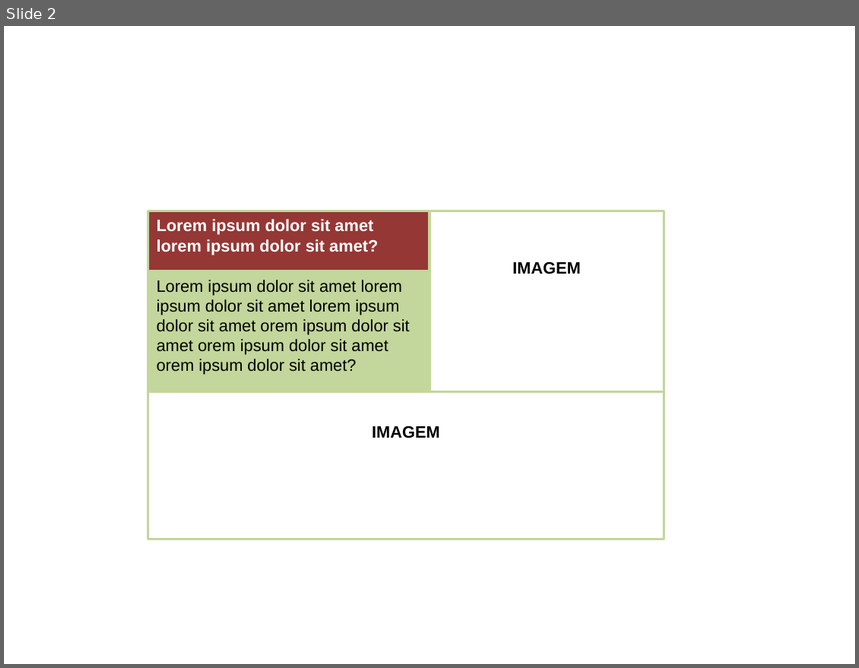
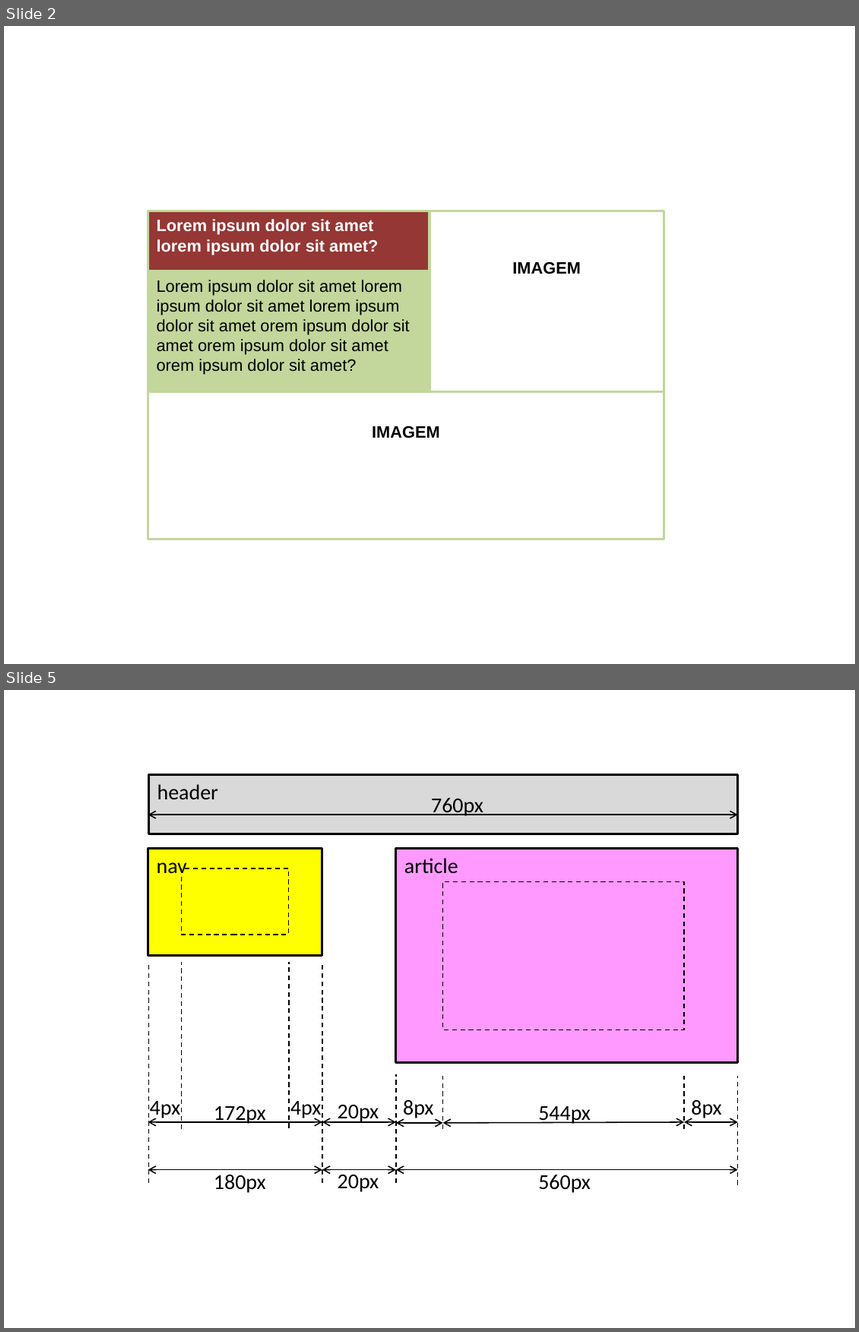
Before and after one commit to alexlimatds/ifrn-web-design, a slide deck: layout_css_parte_2/figuras.pptx. Shown one above the other, each under a label of ours: slide 2 before the commit, slides 2 and 5 after it; the slides between them are not shown. The pictures are 859x668 and 859x1332 pixels, drawn with LibreOffice and Linux fonts; fonts in the diff are those of the drawing. Boxes give left, top, right and bottom in pixels: in the first picture for what was removed or moved away, otherwise in the second. Text is boxed around its words. In the diff, an @@ line names an element or a change of style, - is before the commit and + after.

```diff
--- a/layout_css_parte_2/figuras.pptx
+++ b/layout_css_parte_2/figuras.pptx
@@ slide 5 added at (x1=4, y1=690, x2=855, y2=1328), background #FFFFFF @@
@@ rectangle added at (x1=148, y1=774, x2=737, y2=834), fill #D9D9D9, outline #000000 2 pt, 18 pt, text #000000 @@
+header
@@ text added at (x1=431, y1=798, x2=484, y2=816), 18 pt, text #000000 @@
+760px
@@ double arrow added from (148, 815) to (737, 815), #000000 1 pt @@
@@ rectangle added at (x1=148, y1=848, x2=322, y2=955), fill #FFFF00, outline #000000 2 pt, 18 pt, text #000000 @@
+nav
@@ rectangle added at (x1=396, y1=848, x2=739, y2=1063), fill #FF99FF, outline #000000 2 pt, 18 pt, text #000000 @@
+article
@@ rectangle added at (x1=182, y1=869, x2=289, y2=935), outline #000000 1 pt dashed @@
@@ rectangle added at (x1=443, y1=882, x2=684, y2=1030), outline #000000 1 pt dashed @@
@@ line added from (148, 1184) to (148, 962), #000000 1 pt dashed @@
@@ line added from (182, 1129) to (182, 962), #000000 1 pt dashed @@
@@ line added from (289, 1129) to (289, 962), #000000 1 pt dashed @@
@@ line added from (322, 1184) to (322, 962), #000000 1 pt dashed @@
@@ line added from (396, 1184) to (396, 1075), #000000 1 pt dashed @@
@@ line added from (443, 1129) to (443, 1076), #000000 1 pt dashed @@
@@ line added from (684, 1129) to (684, 1076), #000000 1 pt dashed @@
@@ line added from (737, 1186) to (737, 1076), #000000 1 pt dashed @@
@@ double arrow added from (148, 1122) to (322, 1122), #000000 1 pt @@
@@ text added at (x1=150, y1=1101, x2=180, y2=1120), 18 pt, text #000000 @@
+4px
@@ text added at (x1=214, y1=1106, x2=266, y2=1124), 18 pt, text #000000 @@
+172px
@@ text added at (x1=291, y1=1101, x2=321, y2=1120), 18 pt, text #000000 @@
+4px
@@ double arrow added from (322, 1122) to (396, 1122), #000000 1 pt @@
@@ text added at (x1=338, y1=1105, x2=379, y2=1123), 18 pt, text #000000 @@
+20px
@@ text added at (x1=403, y1=1100, x2=433, y2=1120), 18 pt, text #000000 @@
+8px
@@ double arrow added from (443, 1123) to (684, 1122), #000000 1 pt @@
@@ text added at (x1=538, y1=1106, x2=591, y2=1124), 18 pt, text #000000 @@
+544px
@@ double arrow added from (684, 1122) to (737, 1122), #000000 1 pt @@
@@ text added at (x1=691, y1=1100, x2=721, y2=1120), 18 pt, text #000000 @@
+8px
@@ double arrow added from (396, 1123) to (443, 1123), #000000 1 pt @@
@@ double arrow added from (148, 1170) to (322, 1170), #000000 1 pt @@
@@ text added at (x1=214, y1=1175, x2=266, y2=1193), 18 pt, text #000000 @@
+180px
@@ double arrow added from (322, 1170) to (396, 1170), #000000 1 pt @@
@@ text added at (x1=338, y1=1175, x2=379, y2=1192), 18 pt, text #000000 @@
+20px
@@ double arrow added from (396, 1170) to (737, 1170), #000000 1 pt @@
@@ text added at (x1=538, y1=1175, x2=591, y2=1193), 18 pt, text #000000 @@
+560px
```
Also in this commit, not shown: 2 other slides added, 7 other files.
